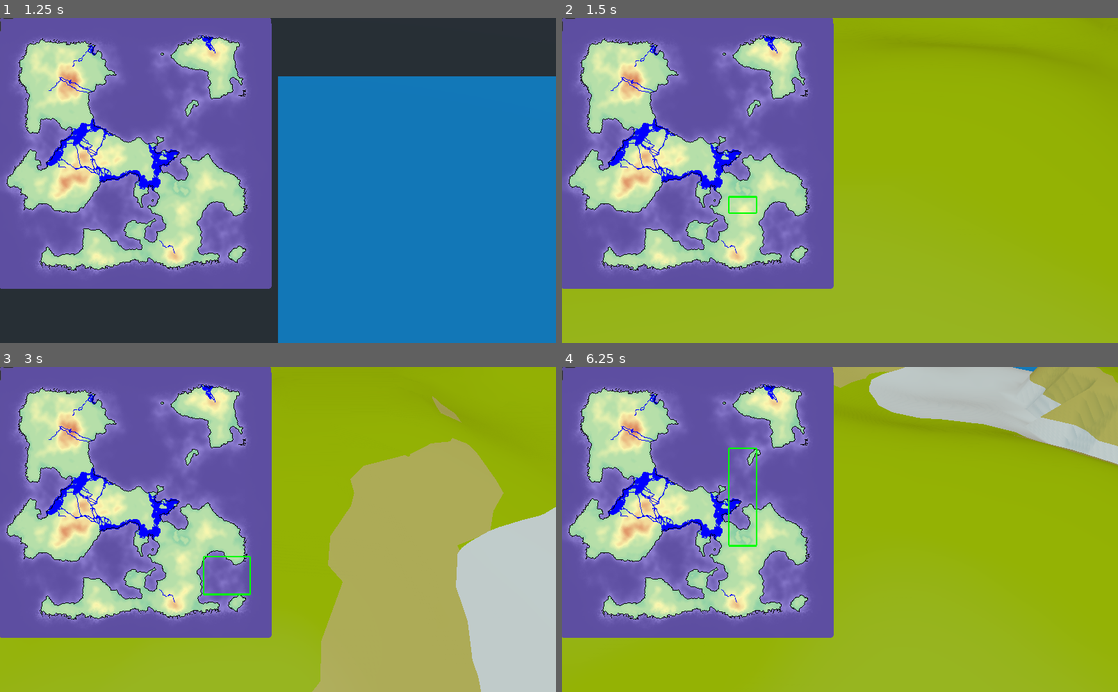
Above: before the commit, frames 1-4 (two rows, left to right).
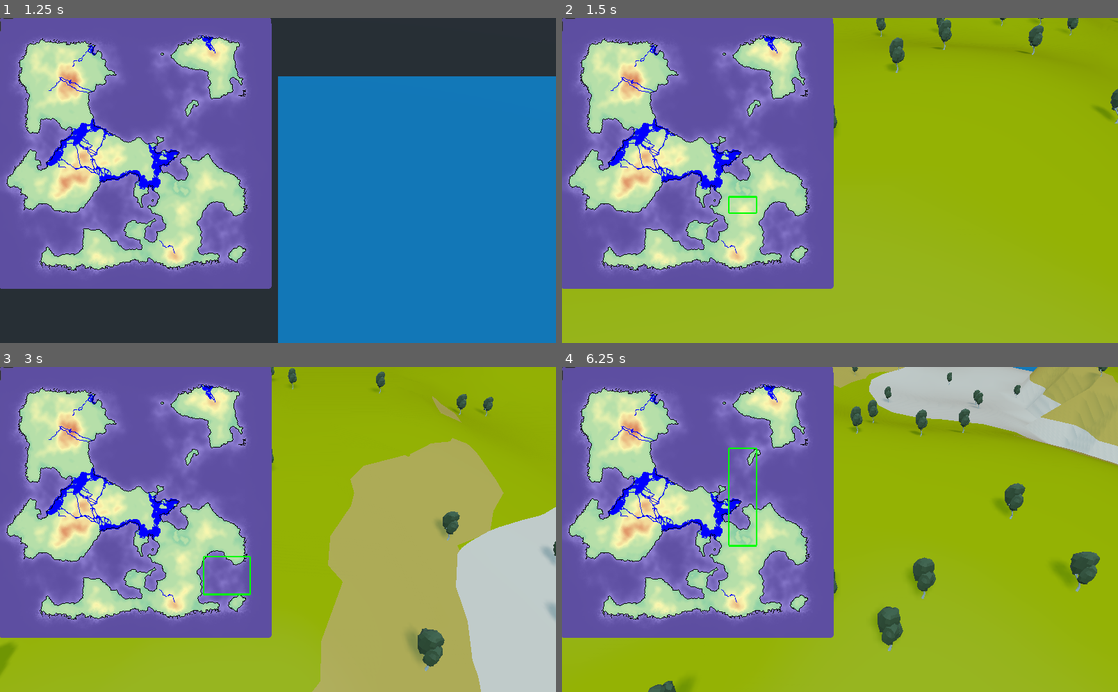
Above: after the commit, the same moments.

Repository: eriwyn/societer
Game: Godot game, scene res://world/game.tscn
Two runs of this game, one before a commit and one after it. Both use one fixed random seed, a clock stepped at 60 frames per second and the inputs below.
Inputs (mouse positions are in pixels of both pictures, inside the frame that each line leads up to):
- Up to frame 1 (1.25 s): tap Enter at 0.5 s; move the mouse to (400, 164) at 0.52 s; press the mouse at (400, 164) at 0.53 s
- Up to frame 2 (1.5 s): release the mouse at (962, 164) at 1.25 s; tap Space at 1.25 s; drag from (728, 196) to (812, 245) at 1.27 s
- Up to frame 3 (3 s): tap Enter at 2 s; move the mouse to (333, 458) at 2.02 s; press the mouse at (333, 458) at 2.03 s; release the mouse at (333, 458) at 2.75 s; tap Space at 2.75 s; drag from (250, 594) to (111, 480) at 2.77 s
- Up to frame 4 (6.25 s): move the mouse to (1006, 578) at 3.52 s; press the mouse at (1006, 578) at 3.53 s; release the mouse at (1006, 578) at 4.25 s; tap Enter at 4.25 s; drag from (673, 480) to (756, 448) at 4.27 s; move the mouse to (867, 529) at 5.02 s; press the mouse at (867, 529) at 5.03 s; release the mouse at (867, 529) at 5.75 s; tap Space at 5.75 s; drag from (756, 448) to (728, 545) at 5.77 s

Frame 1 is identical in both runs. In frame 2, 0.8% of the frame differs, in the area x 48-100%, y 0-36%; in frame 3, 1.4%; in frame 4, 2.5%, in the area x 15-99%, y 0-100%.

Commit message:
merge from main

Diff:
--- a/world/game.gd
+++ b/world/game.gd
@@ -36,6 +36,7 @@
 
 	if terrain.is_created() or terrain.is_loaded():
 		init_data()
+		add_trees()
 		emit_signal("world_loaded", terrain)
 	else:
 		Global.print_debug("Pas de terrain, pas de construction ...")
